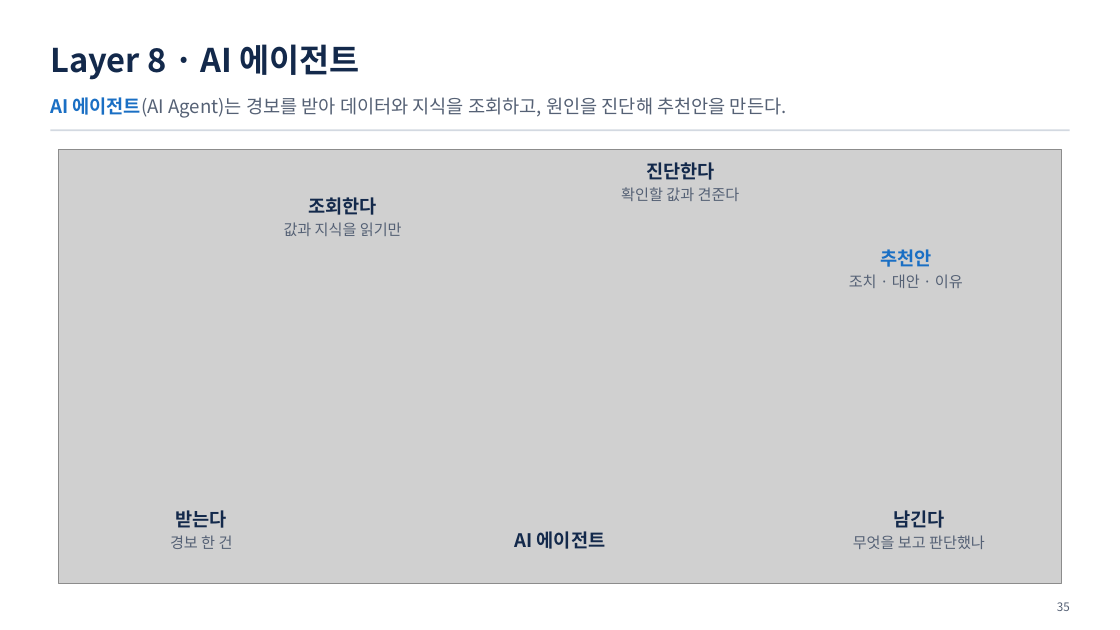
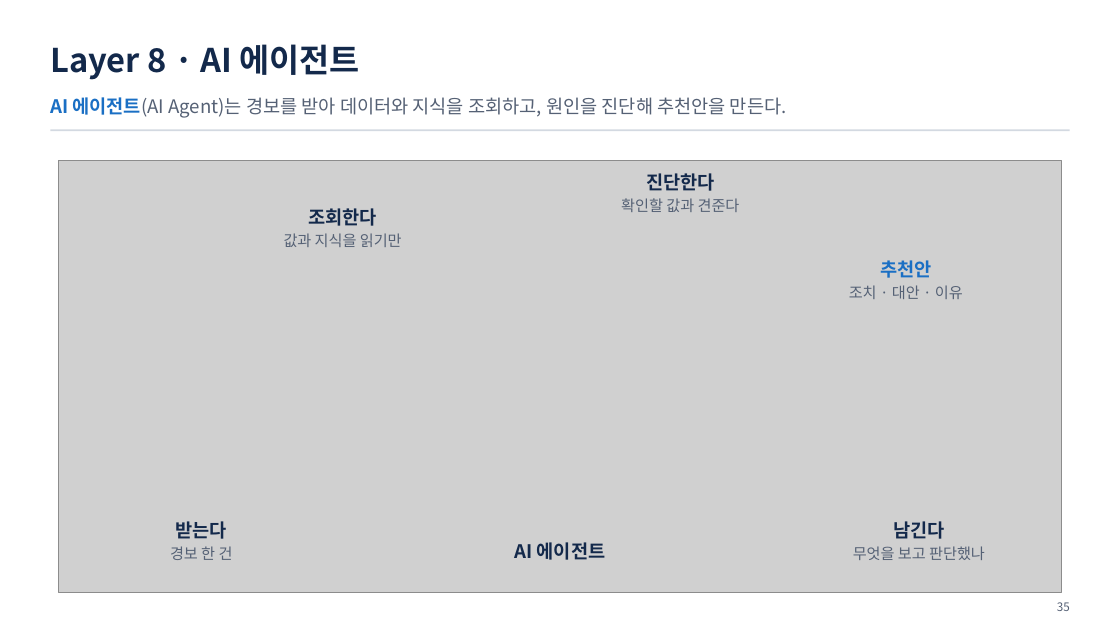
Before and after one commit to uengine-oss/hyd-iot-edu, a slide deck: slide 35 of workspace/강의제작/산출물/통합반/이론/01회차/통합반_01일차.pptx. Drawn at 1120x630 pixels with LibreOffice and Linux fonts; fonts in the diff are those of the drawing; grey boxes stand for pictures. Boxes give left, top, right and bottom in pixels: in the first picture for what was removed or moved away, otherwise in the second. Text is boxed around its words. In the diff, an @@ line names an element or a change of style, - is before the commit and + after.

```diff
--- a/workspace/강의제작/산출물/통합반/이론/01회차/통합반_01일차.pptx
+++ b/workspace/강의제작/산출물/통합반/이론/01회차/통합반_01일차.pptx
@@ 6 texts, 1 picture: place and size @@
-6 texts, 1 picture at bbox=[59, 150, 1061, 584]
+6 texts, 1 picture at bbox=[59, 160, 1061, 592]
```
Also in this commit, not shown: 10 other slides changed, 2 other files.
